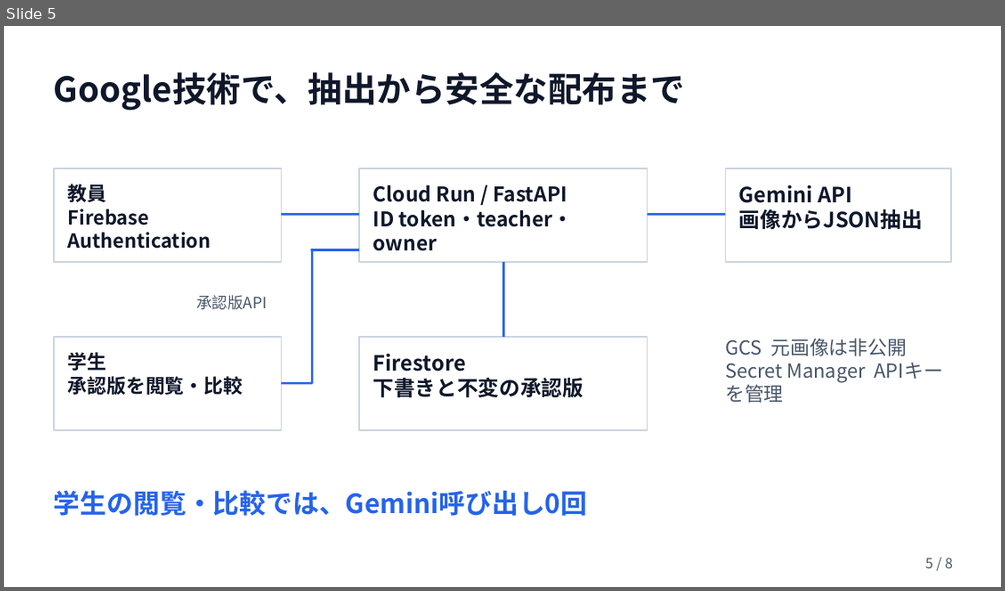
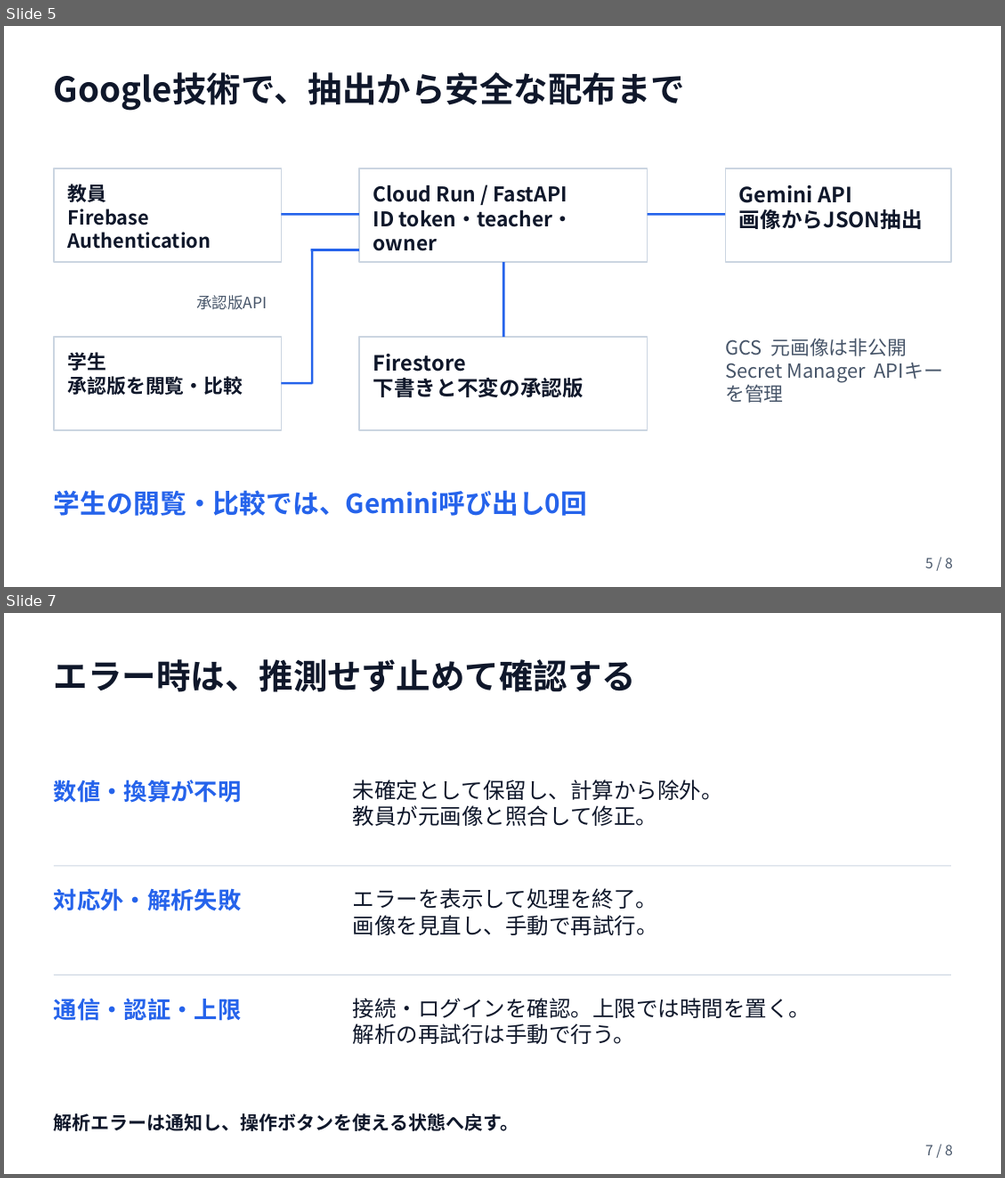
Before and after one commit to Devfest-Hackathon-2026/df-2026-t051, a slide deck: submission/プレゼンスライド_Alpha & Omega.pptx. Shown one above the other, each under a label of ours: slide 5 before the commit, slides 5 and 7 after it; the slides between them are not shown. The pictures are 1005x591 and 1005x1178 pixels, drawn with LibreOffice and Linux fonts; fonts in the diff are those of the drawing. Boxes give left, top, right and bottom in pixels: in the first picture for what was removed or moved away, otherwise in the second. Text is boxed around its words. In the diff, an @@ line names an element or a change of style, - is before the commit and + after.

```diff
--- a/submission/プレゼンスライド_Alpha & Omega.pptx
+++ b/submission/プレゼンスライド_Alpha & Omega.pptx
@@ slide 7 added at [4, 613, 1001, 1174], background #FFFFFF @@
@@ text added at [54, 659, 636, 692], 33 pt, text #0F172A, bold @@
+エラー時は、推測せず止めて確認する
@@ text added at [54, 779, 241, 803], 22.5 pt, text #2563EB, bold @@
+数値・換算が不明
@@ text added at [353, 779, 723, 826], 21 pt, text #0F172A @@
+未確定として保留し、計算から除外。
+教員が元画像と照合して修正。
@@ rectangle added at [54, 866, 952, 867], fill #CBD5E1 @@
@@ text added at [54, 888, 241, 911], 22.5 pt, text #2563EB, bold @@
+対応外・解析失敗
@@ text added at [353, 888, 658, 935], 21 pt, text #0F172A @@
+エラーを表示して処理を終了。
+画像を見直し、手動で再試行。
@@ rectangle added at [54, 974, 952, 975], fill #CBD5E1 @@
@@ text added at [54, 997, 241, 1021], 22.5 pt, text #2563EB, bold @@
+通信・認証・上限
@@ text added at [353, 997, 811, 1044], 21 pt, text #0F172A @@
+接続・ログインを確認。上限では時間を置く。
+解析の再試行は手動で行う。
@@ text added at [54, 1113, 518, 1131], 18 pt, text #0F172A, bold @@
+解析エラーは通知し、操作ボタンを使える状態へ戻す。
@@ text added at [925, 1144, 953, 1155], 13.5 pt, text #475569 @@
+7 / 8
```
Also in this commit, not shown: 4 slides changed, 1 other slide added, 2 slides removed, 2 other files.
